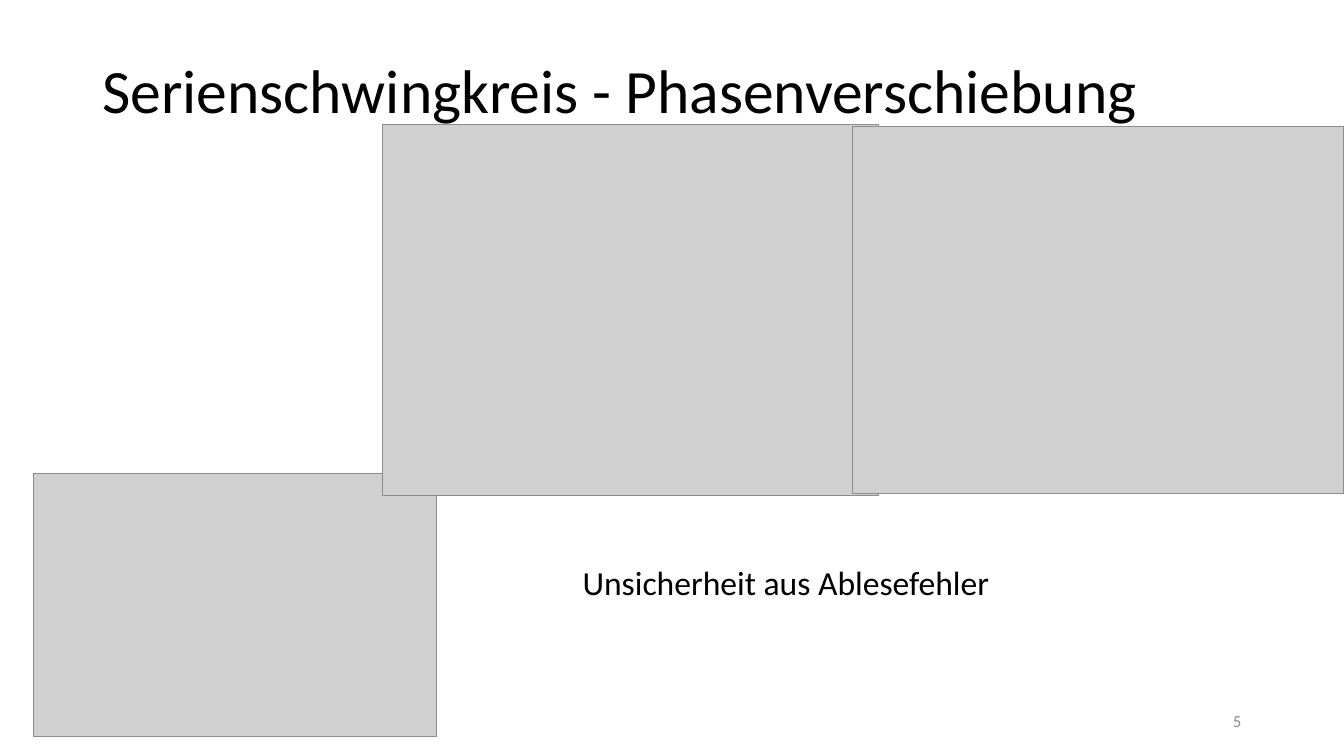
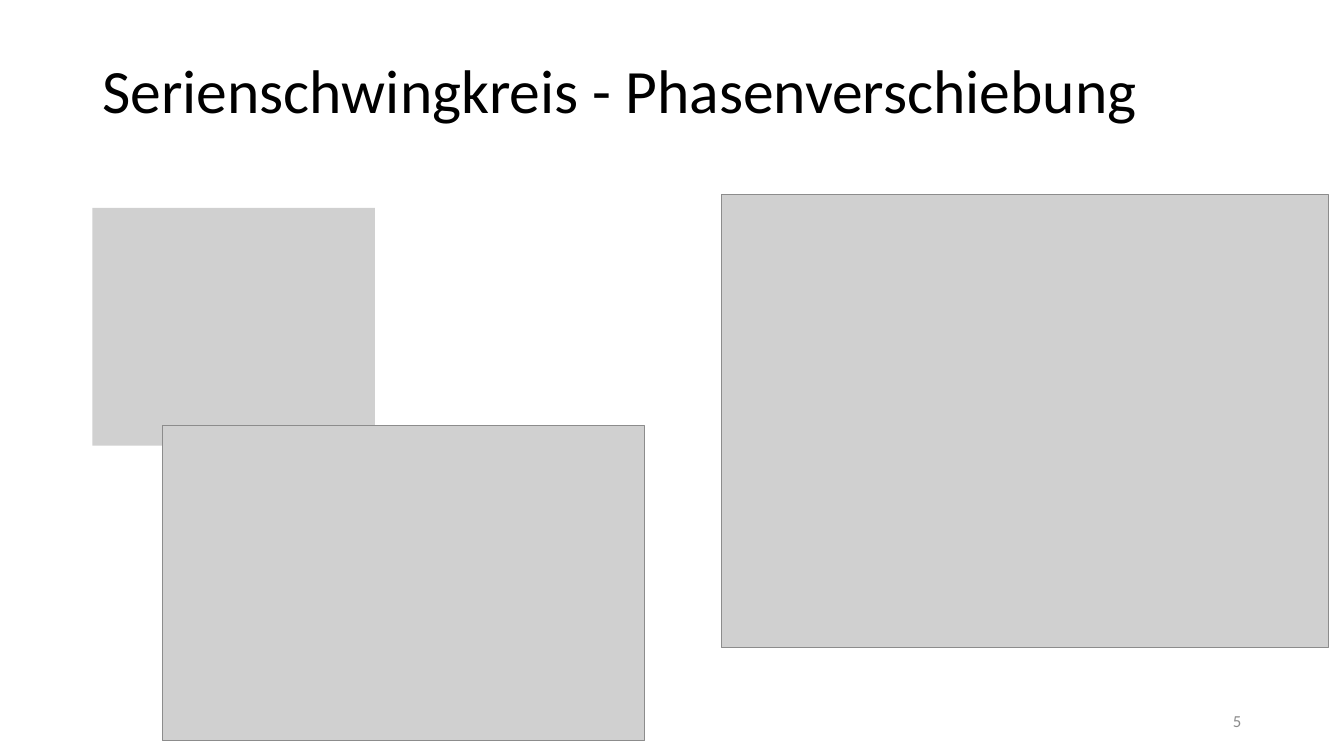
Before and after one commit to thewhitecat/grundpraktikum1, a slide deck: slide 5 of grundpraktikum2/E-Lehre/E-Lehre.pptx. Drawn at 1344x756 pixels with LibreOffice and Linux fonts; fonts in the diff are those of the drawing; grey boxes stand for pictures. Boxes give left, top, right and bottom in pixels: in the first picture for what was removed or moved away, otherwise in the second. Text is boxed around its words. In the diff, an @@ line names an element or a change of style, - is before the commit and + after.

```diff
--- a/grundpraktikum2/E-Lehre/E-Lehre.pptx
+++ b/grundpraktikum2/E-Lehre/E-Lehre.pptx
@@ picture removed at (852, 127, 1344, 494) @@
@@ picture added at (93, 208, 375, 446) @@
@@ picture: place and size @@
-picture at (382, 125, 879, 496)
+picture at (722, 195, 1329, 648)
@@ picture: place and size @@
-picture at (34, 474, 438, 737)
+picture at (162, 425, 645, 741)
@@ text removed at (583, 571, 989, 596) @@
-Unsicherheit aus Ablesefehler
```
Also in this commit, not shown: 5 other slides changed, 2 slides added, 1 slide removed.
